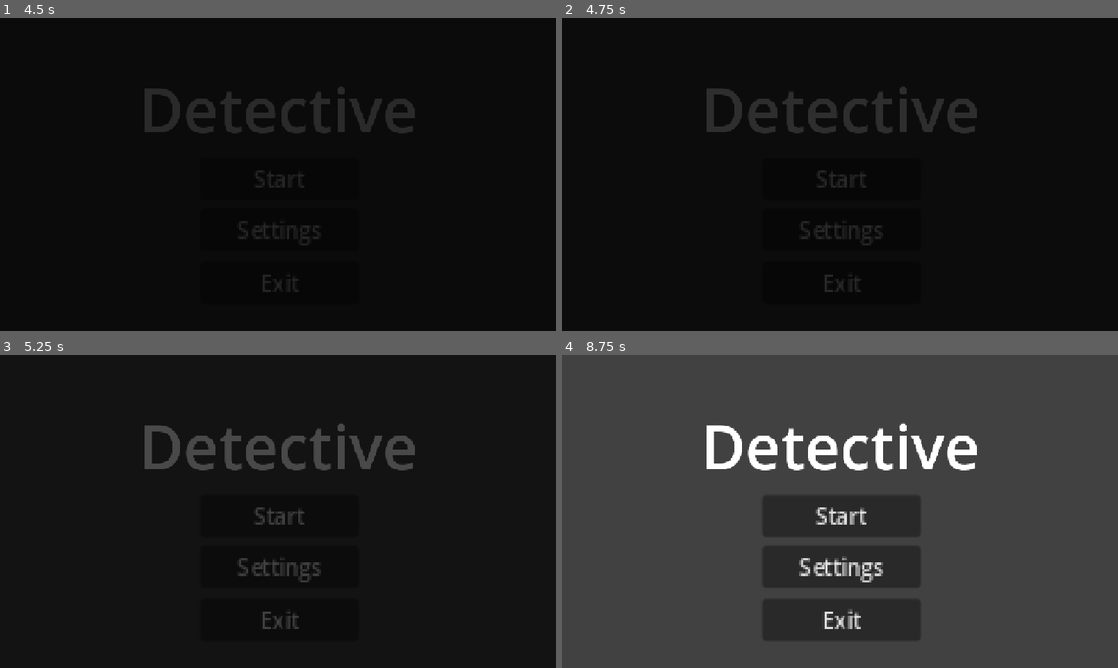
Above: before the commit, frames 1-4 (two rows, left to right).
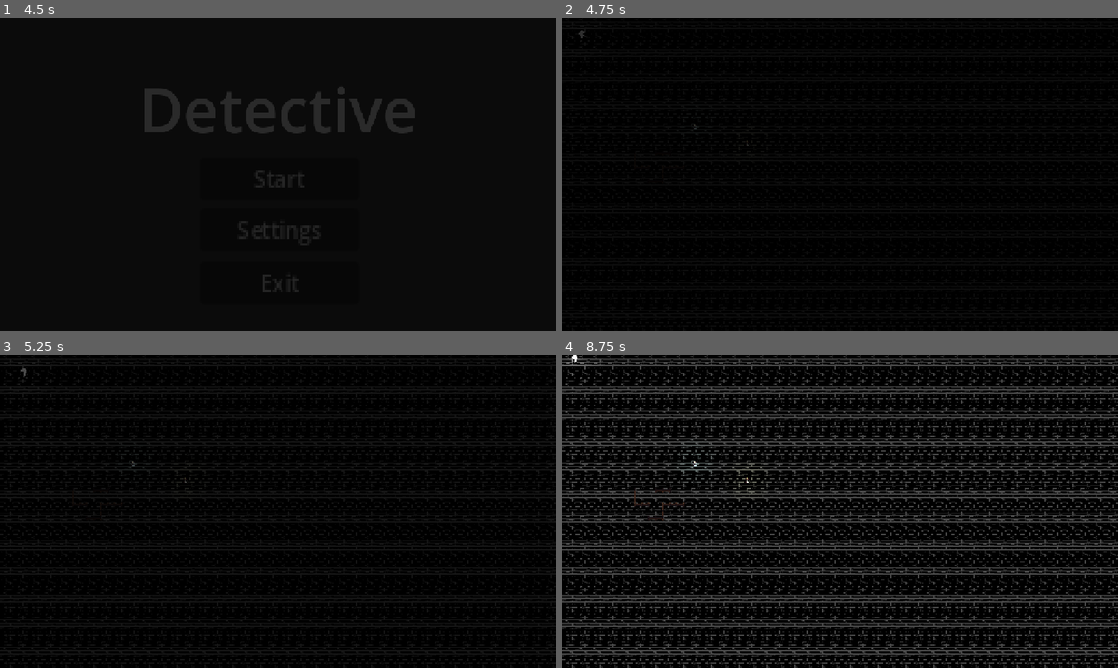
Above: after the commit, the same moments.

Repository: hanswryy/dkn-project
Game: Godot game, scene res://Scenes/main_menu.tscn
The game is run twice, just before and just after one commit, with the same random seed, the same clock (stepped at 60 frames per second) and the same inputs.
Inputs (mouse positions are in pixels of both pictures, inside the frame that each line leads up to):
- Up to frame 1 (4.5 s): click "Start" at 0.5 s; click "Start" at 1.25 s; click "Settings" at 2 s; click "Confirm" at 2.75 s; tap Enter at 3.5 s; move the mouse to (400, 158) at 3.52 s; press the mouse at (400, 158) at 3.53 s; tap Space at 4.25 s; move the mouse to (166, 190) at 4.27 s; release the mouse at (166, 190) at 4.28 s; hold Down (ui_down) from 4.28 s (still down); click (166, 190) at 4.35 s
- Up to frame 2 (4.75 s): keep holding Down (ui_down)
- Up to frame 3 (5.25 s): tap Enter at 5 s; move the mouse to (333, 442) at 5.02 s; release Down (ui_down) at 5.03 s; press the mouse at (333, 442) at 5.03 s
- Up to frame 4 (8.75 s): tap Space at 5.75, 8 s; move the mouse to (812, 574) at 5.77 s; release the mouse at (812, 574) at 5.78 s; click (812, 574) at 5.85 s; click (840, 621) at 6.5 s, where only the run before the commit has a clickable "Confirm"; tap Enter at 7.25 s; move the mouse to (1006, 558) at 7.27 s; press the mouse at (1006, 558) at 7.28 s; hold Down (ui_down) from 7.28 s (still down); move the mouse to (673, 464) at 8.02 s; release the mouse at (673, 464) at 8.03 s; click (673, 464) at 8.1 s

Frame 1 is identical in both runs. In frame 2, 3.1% of the frame differs, in the area x 3-75%, y 4-88%; in frame 3, 3.5%; in frame 4, 81%, in the area x 0-100%, y 0-100%.

Commit message:
fix world.tscn conflict

Diff:
--- a/Scenes/world.tscn
+++ b/Scenes/world.tscn
@@ -1,11 +1,13 @@
-[gd_scene load_steps=27 format=4 uid="uid://cy2mwg7607q46"]
+[gd_scene load_steps=30 format=4 uid="uid://cy2mwg7607q46"]
 
 [ext_resource type="PackedScene" uid="uid://djj56c0llxuqg" path="res://Scenes/tile_map.tscn" id="1_go701"]
 [ext_resource type="PackedScene" uid="uid://cnwagqa7gdp55" path="res://Scenes/player.tscn" id="2_5a7ea"]
 [ext_resource type="Texture2D" uid="uid://bwa2fkocxoox0" path="res://Assets/Sprites/Fences.png" id="2_fo5ed"]
 [ext_resource type="PackedScene" uid="uid://bqrs4u8bifvkc" path="res://Scenes/pause_menu.tscn" id="3_5a7ea"]
 [ext_resource type="Texture2D" uid="uid://cxqeep33qddsr" path="res://Assets/Sprites/tilemap.png" id="3_5ukr8"]
-[ext_resource type="PackedScene" uid="uid://bmn3clt6aisdu" path="res://Scenes/Monodialog/md_area_trigger.tscn" id="7_o06y3"]
+[ext_resource type="Texture2D" uid="uid://chdvqhftr3eb8" path="res://Assets/Sprites/tilemap1.png" id="4_k7acu"]
+[ext_resource type="PackedScene" uid="uid://bv5vk7g4wvujo" path="res://Scenes/torch(light).tscn" id="6_o06y3"]
+[ext_resource type="PackedScene" uid="uid://l73srk0x61rq" path="res://Scenes/torch(checkpoint).tscn" id="7_k7acu"]
 
 [sub_resource type="OccluderPolygon2D" id="OccluderPolygon2D_fo5ed"]
 polygon = PackedVector2Array(-3.057599, -5.755479, 3.057598, -5.755479, 3.057598, 8, -3.057599, 8)
@@ -257,9 +259,6 @@
 background_mode = 3
 tonemap_mode = 3
 
-[sub_resource type="RectangleShape2D" id="RectangleShape2D_o06y3"]
-size = Vector2(98, 104.5)
-
 [node name="world" type="Node2D"]
 
 [node name="TileMap" parent="." instance=ExtResource("1_go701")]
@@ -289,16 +288,5 @@
 [node name="Player" parent="." instance=ExtResource("2_5a7ea")]
 position = Vector2(46, 39)
 
-[node name="PauseMenu" parent="." instance=ExtResource("3_5a7ea")]
-
-[node name="MonodialogTrigger" parent="." instance=ExtResource("7_o06y3")]
-position = Vector2(62, 151)
-character_id = "mc"
-start_duration = 0.5
-hide_duration = 0.5
-
-[node name="CollisionShape2D" type="CollisionShape2D" parent="MonodialogTrigger"]
-position = Vector2(11, -115)
-shape = SubResource("RectangleShape2D_o06y3")
-
-[connection signal="body_entered" from="MonodialogTrigger" to="MonodialogTrigger" method="_on_body_entered"]
+[node name="WorldEnvironment" type="WorldEnvironment" parent="."]
+environment = SubResource("Environment_o06y3")
